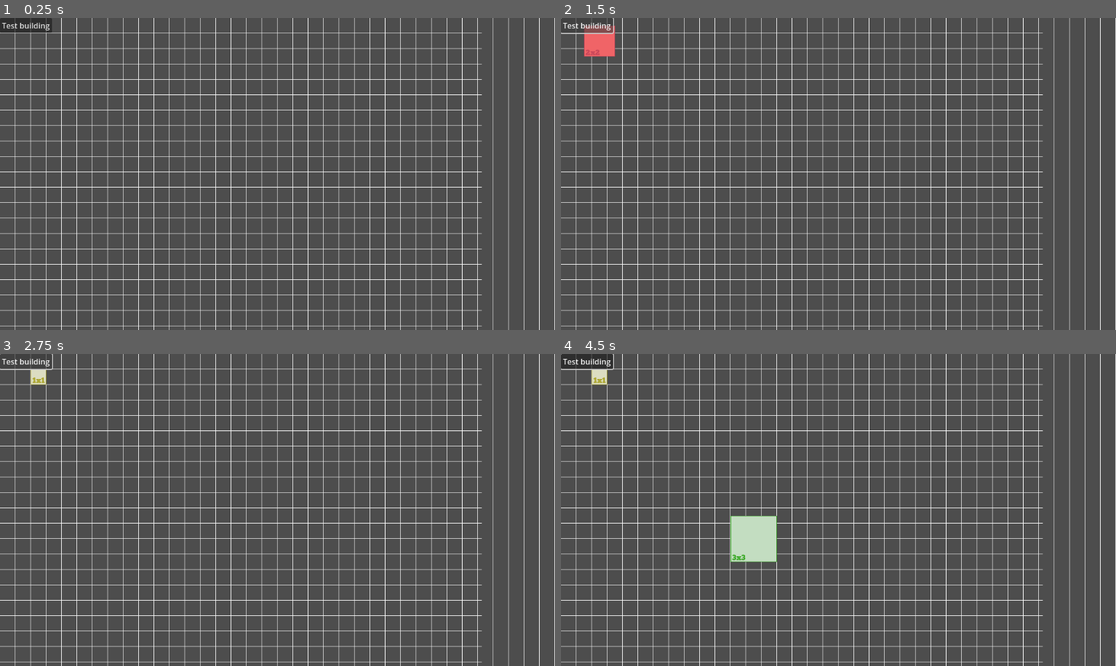
Above: before the commit, frames 1-4 (two rows, left to right).
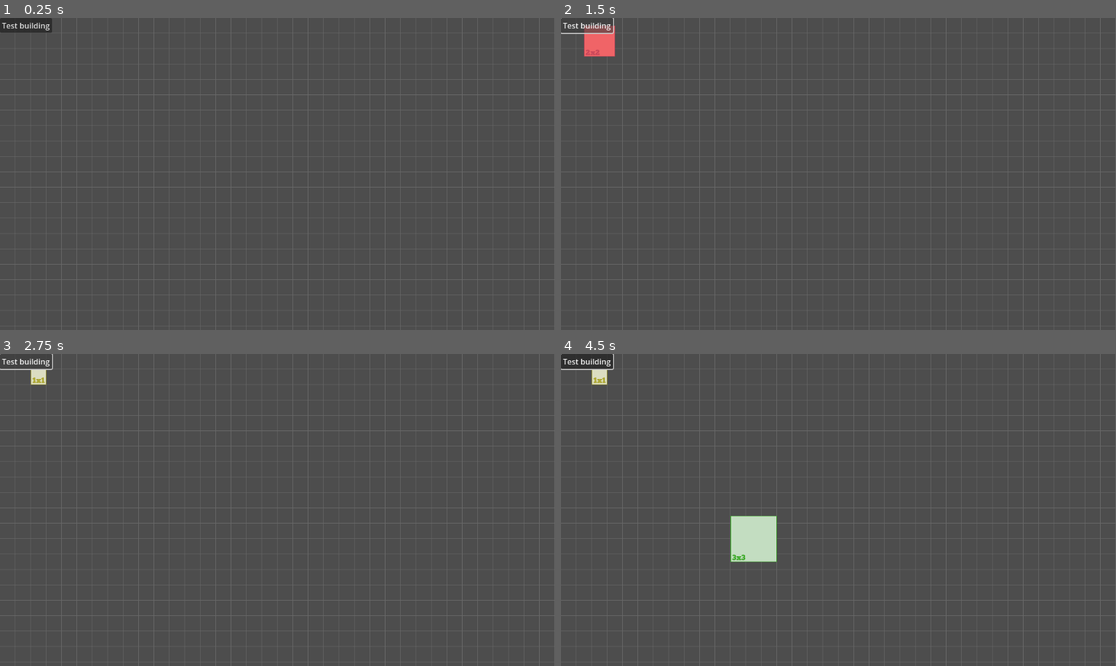
Above: after the commit, the same moments.

Repository: lacedon/western-town-sim
Game: Godot game, scene res://src/screens/game/game.tscn
The game is run twice, just before and just after one commit, with the same random seed, the same clock (stepped at 60 frames per second) and the same inputs.
Inputs (mouse positions are in pixels of both pictures, inside the frame that each line leads up to):
- Up to frame 1 (0.25 s): no input
- Up to frame 2 (1.5 s): click "Test building" at 0.5 s; click "Test building" at 1.25 s
- Up to frame 3 (2.75 s): click "Test building" at 2 s
- Up to frame 4 (4.5 s): tap Enter at 2.75, 4.25 s; move the mouse to (960, 494) at 2.77 s; click (960, 494) at 2.92 s; tap Space at 3.5 s; move the mouse to (727, 525) at 3.52 s; click (727, 525) at 3.67 s; move the mouse to (894, 441) at 4.27 s; click (894, 441) at 4.42 s

The runs differ from the first frame. In frame 1, 9.7% of the frame differs, in the area x 0-100%, y 0-100%; in frame 2, 9.6%; in frame 3, 9.7%; in frame 4, 9.5%.

Commit message:
Refactor grid

Diff:
--- a/src/components/grid/grid.gd
+++ b/src/components/grid/grid.gd
@@ -1,17 +1,18 @@
 extends Node2D
 
+const lineSize: int = 2000
+const lineWidth: int = 1
+const lineNumber: int = 100
+
 func _ready() -> void:
-  for i in range(100):
+  for index in range(lineNumber):
+    add_child(_createLine(index, true))
+    add_child(_createLine(index, false))
 
-    var x_line = Line2D.new()
-    x_line.width = 1
-    var x_coordinate = i * GameConfig.tileSize.x
-    x_line.points = [Vector2(x_coordinate, 0), Vector2(x_coordinate, 1000)]
-
-    var y_line = Line2D.new()
-    y_line.width = 1
-    var y_coordinate = i * GameConfig.tileSize.y
-    y_line.points = [Vector2(0, y_coordinate), Vector2(1000, y_coordinate)]
-
-    add_child(x_line)
-    add_child(y_line)
+func _createLine(index: int, isHorizontal: bool) -> Line2D:
+    var line = Line2D.new()
+    line.width = lineWidth
+    line.default_color = Color.DIM_GRAY
+    var coordinate = index * (GameConfig.tileSize.x if isHorizontal else GameConfig.tileSize.y)
+    line.points = [Vector2(coordinate, 0), Vector2(coordinate, lineSize)] if isHorizontal else [Vector2(0, coordinate), Vector2(lineSize, coordinate)]
+    return line
